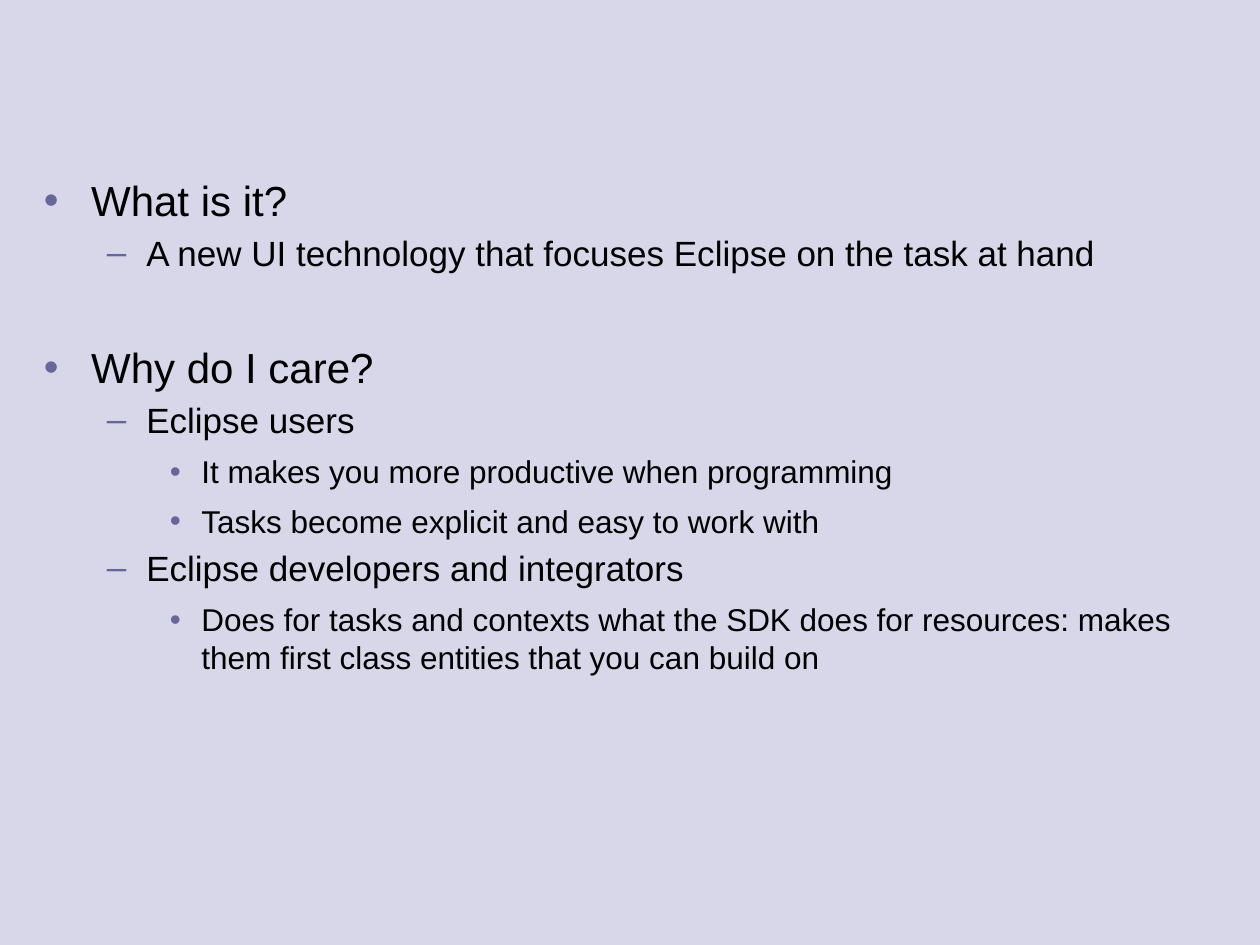
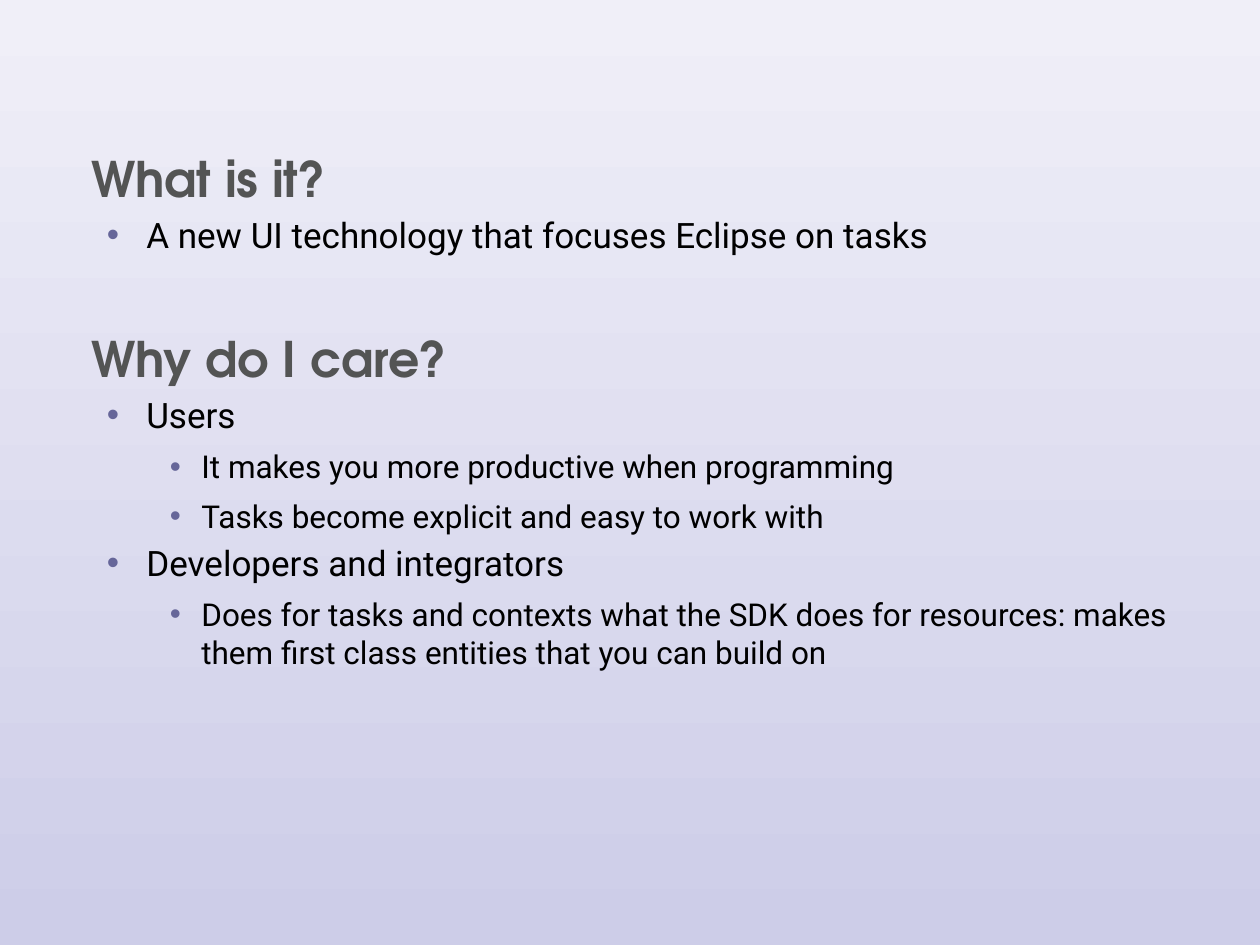
Before and after one commit to eclipse-mylyn/mylyn-website, a slide deck: slide 2 of publications/2006-03-mylar-eclipsecon.ppt. Drawn at 1260x945 pixels with LibreOffice and Linux fonts; fonts in the diff are those of the drawing. Boxes give left, top, right and bottom in pixels: in the first picture for what was removed or moved away, otherwise in the second. Text is boxed around its words. In the diff, an @@ line names an element or a change of style, - is before the commit and + after.

Commit message:
Progress on: prepare eclipsecon talk and slides

```diff
--- a/publications/2006-03-mylar-eclipsecon.ppt
+++ b/publications/2006-03-mylar-eclipsecon.ppt
@@ rectangle at [0, 0, 1260, 945]: fill #D8D7E9 to gradient #F0EFF8 to #CDCDE8 @@
@@ text "What is it?": place and size @@
-text "What is it?" at [91, 185, 1171, 675]
+text "What is it?" at [91, 159, 1166, 671]
@@ text at [91, 159, 1166, 671]: size 24 to 28 pt, font Arial to TeX Gyre Adventor, text colour #000000 to #535454, bold on in "What is it?", "Why do I care?"; font Arial to Roboto in "It makes you more productive when programming", "Tasks become explicit and easy to work ...", "Does for tasks and contexts what the ..."; bullet • to  ; more space between paragraphs @@
@@ text at [146, 221, 927, 256]: text changed; font Arial to Roboto @@
-  – A new UI technology that focuses Eclipse on the task at hand
+  • A new UI technology that focuses Eclipse on tasks
@@ text at [146, 403, 235, 429]: text changed; font Arial to Roboto @@
-  – Eclipse users
+  • Users
@@ text at [146, 549, 564, 584]: text changed; font Arial to Roboto @@
-  – Eclipse developers and integrators
+  • Developers and integrators
```
Also in this commit, not shown: 15 other slides changed, 4 slides added, 1 slide removed, 1 other file.
